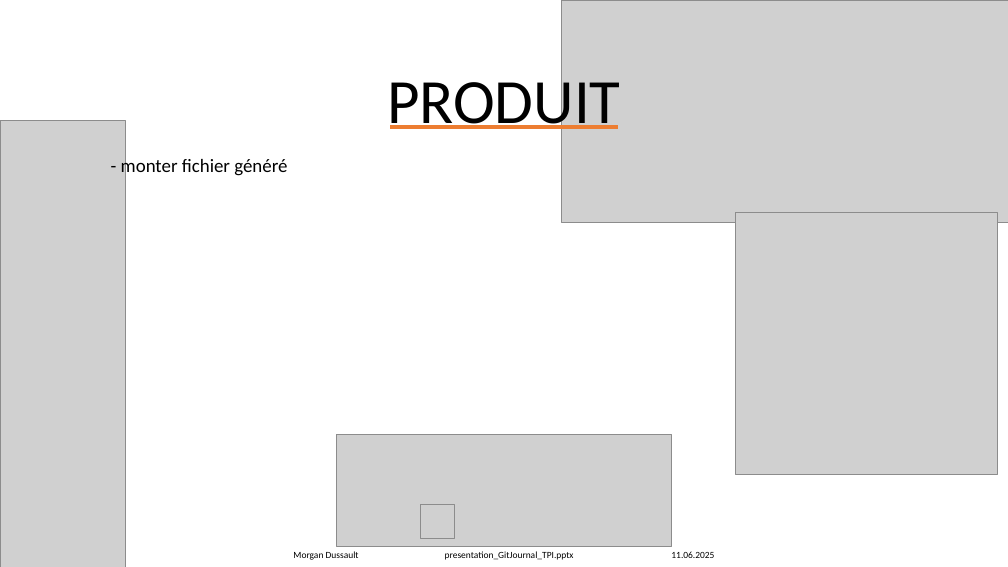
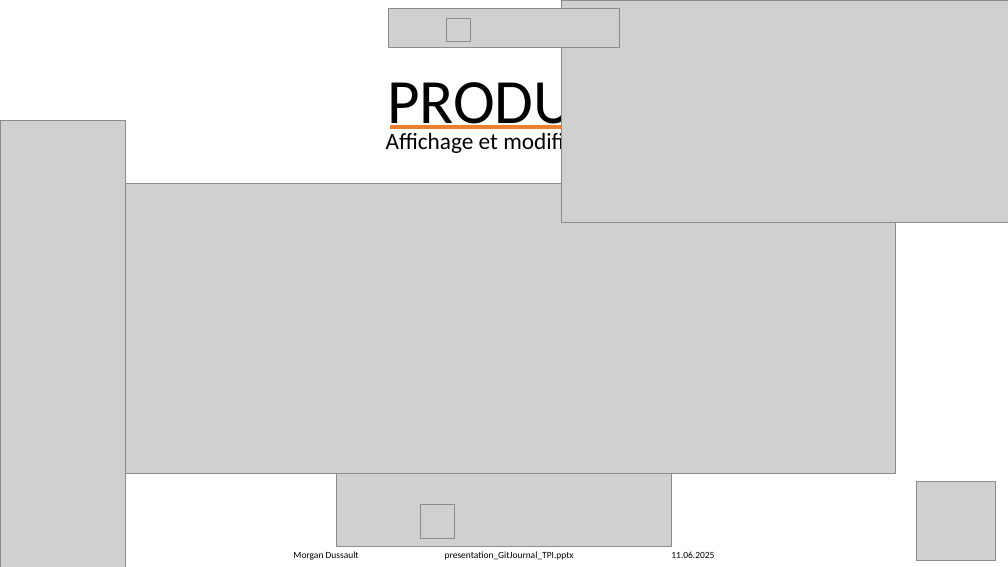
Before and after one commit to Morgan-DD/GitJournal, a slide deck: slide 11 of presentation/presentation_GitJournal_TPI.pptx (slide 9 before the commit). Drawn at 1008x567 pixels with LibreOffice and Linux fonts; fonts in the diff are those of the drawing; grey boxes stand for pictures. Boxes give left, top, right and bottom in pixels: in the first picture for what was removed or moved away, otherwise in the second. Text is boxed around its words. In the diff, an @@ line names an element or a change of style, - is before the commit and + after.

```diff
--- a/presentation/presentation_GitJournal_TPI.pptx
+++ b/presentation/presentation_GitJournal_TPI.pptx
@@ picture added at [389,9,619,48] @@
@@ picture added at [447,18,470,42] @@
@@ subtitle added at [386,129,622,155], 22.2 pt, text #000000 @@
+Affichage et modification
@@ text removed at [121,157,287,178] @@
-- monter fichier généré
@@ picture added at [113,183,896,473] @@
@@ picture removed at [736,212,998,475] @@
@@ picture added at [917,482,996,561] @@
```
Also in this commit, not shown: 24 other slides changed, 8 slides added, 14 other files.
